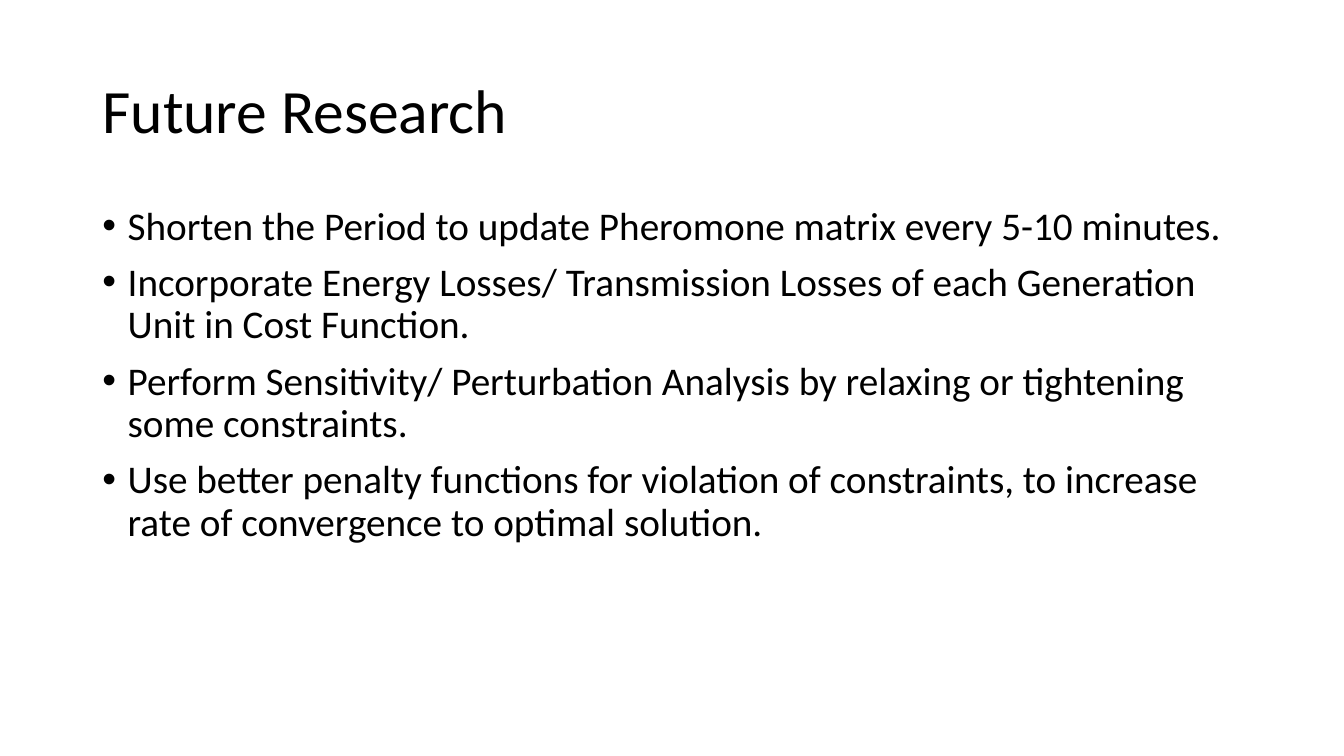
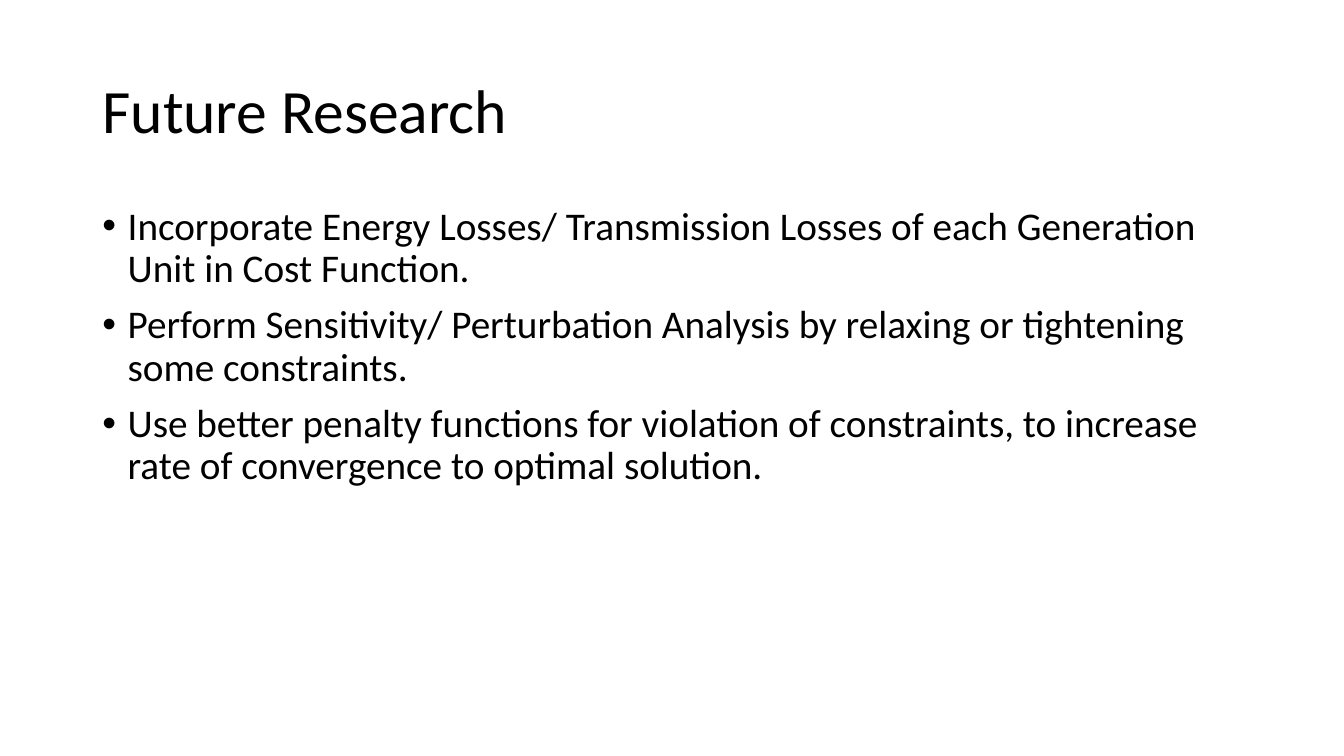
Before and after one commit to MuhammadShamaas1997/Electrical-Engineering, a slide deck: slide 11 of Convex Optimization/Unit Commitment.pptx. Drawn at 1344x756 pixels with LibreOffice and Linux fonts; fonts in the diff are those of the drawing. Boxes give left, top, right and bottom in pixels: in the first picture for what was removed or moved away, otherwise in the second. Text is boxed around its words. In the diff, an @@ line names an element or a change of style, - is before the commit and + after.

```diff
--- a/Convex Optimization/Unit Commitment.pptx
+++ b/Convex Optimization/Unit Commitment.pptx
@@ text at [128, 212, 1221, 247]: paragraph removed @@
-• Shorten the Period to update Pheromone matrix every 5-10 minutes.
```
Also in this commit, not shown: 3 other slides changed, 1 slide added.
